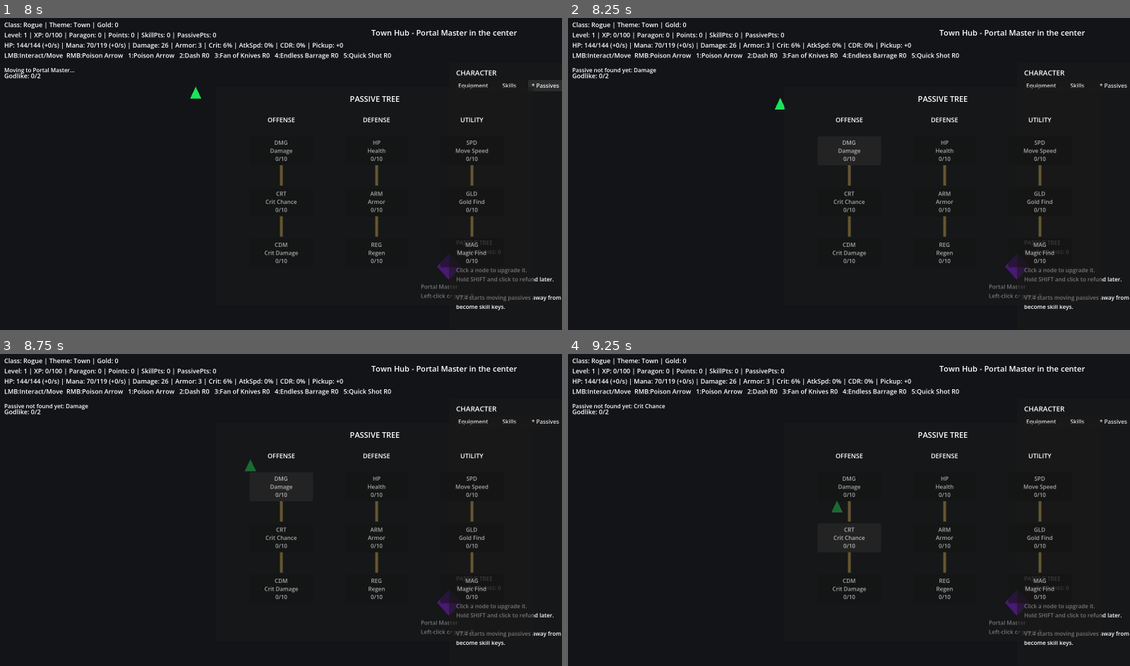
Above: before the commit, frames 1-4 (two rows, left to right).
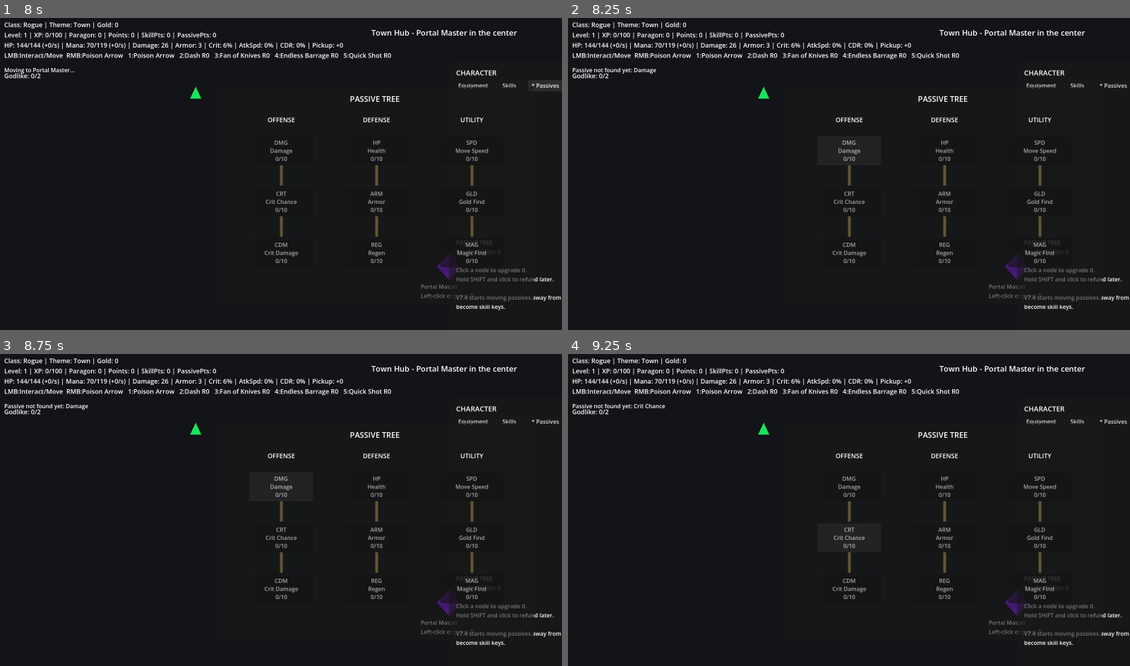
Above: after the commit, the same moments.

Repository: timjohan93-cyber/Eternal-Realms
Game: Godot game, scene res://scenes/Main.tscn
Two runs of this game, one before a commit and one after it. Both use one fixed random seed, a clock stepped at 60 frames per second and the inputs below.
Inputs (mouse positions are in pixels of both pictures, inside the frame that each line leads up to):
- Up to frame 1 (8 s): tap P at 0.5, 0.6, 1.25, 2, 2.75, 3.5 s; move the mouse to (252, 236) at 0.52 s; hold W 0.53-2.03 s; click (252, 236) at 0.67 s; move the mouse to (449, 217) at 1.27 s; tap T at 1.35 s; click (449, 217) at 1.42 s; move the mouse to (112, 124) at 2.02 s; hold A 2.03-3.53 s; tap C at 2.1 s; click (112, 124) at 2.17 s; move the mouse to (309, 170) at 2.77 s; tap I at 2.85 s; click (309, 170) at 2.92 s; move the mouse to (196, 92) at 3.52 s; hold S 3.53-4.25 s; tap K at 3.6 s; click (196, 92) at 3.67 s; click "* Equipment" at 4.25 s; click "Skills" at 5 s; click "Equipment" at 5.75 s; click "Passives" at 6.5 s; click "* Passives" at 7.25 s
- Up to frame 2 (8.25 s): click "DMG Damage 0/10" at 8 s
- Up to frame 3 (8.75 s): no input
- Up to frame 4 (9.25 s): click "CRT Crit Chance 0/10" at 8.75 s

Frame 1 is identical in both runs. In frame 2, less than 0.1% of the frame differs, in the area x 33-39%, y 21-30%; in frame 3, less than 0.1%, in the area x 33-46%, y 21-38%; in frame 4, less than 0.1%.

Commit message:
Fix passive tree click blocking and button interaction

Diff:
--- a/scripts/MainV74.gd
+++ b/scripts/MainV74.gd
@@ -1,7 +1,7 @@
 extends "res://scripts/MainV73.gd"
 
-# Eternal Realms V7.4.0
-# Passive Tree Visual Foundation + safer UI cleanup.
+# Eternal Realms V7.4.1
+# Passive Tree Visual Foundation + UI click blocking fix.
 # Stable UI-only step on top of V7.3.
 
 var passive_tree_panel: Panel
@@ -30,6 +30,8 @@
 	passive_tree_panel.position = Vector2(620, 210)
 	passive_tree_panel.size = Vector2(900, 620)
 	passive_tree_panel.visible = false
+	passive_tree_panel.mouse_filter = Control.MOUSE_FILTER_STOP
+	passive_tree_panel.z_index = 100
 	hud.add_child(passive_tree_panel)
 
 	var title := Label.new()
@@ -37,6 +39,7 @@
 	title.size = Vector2(840, 28)
 	title.horizontal_alignment = HORIZONTAL_ALIGNMENT_CENTER
 	title.text = "PASSIVE TREE"
+	title.mouse_filter = Control.MOUSE_FILTER_IGNORE
 	title.add_theme_font_size_override("font_size", 22)
 	passive_tree_panel.add_child(title)
 
@@ -50,6 +53,7 @@
 	header.size = Vector2(180, 30)
 	header.horizontal_alignment = HORIZONTAL_ALIGNMENT_CENTER
 	header.text = title_text
+	header.mouse_filter = Control.MOUSE_FILTER_IGNORE
 	header.add_theme_font_size_override("font_size", 18)
 	passive_tree_panel.add_child(header)
 
@@ -59,6 +63,7 @@
 		btn.position = origin + Vector2(0, 60 + i * 145)
 		btn.size = Vector2(180, 82)
 		btn.focus_mode = Control.FOCUS_NONE
+		btn.mouse_filter = Control.MOUSE_FILTER_STOP
 		btn.pressed.connect(func(): on_passive_node_clicked(node_name))
 		passive_tree_panel.add_child(btn)
 		passive_buttons[node_name] = btn
@@ -69,6 +74,7 @@
 			connector.position = origin + Vector2(86, 142 + i * 145)
 			connector.size = Vector2(8, 58)
 			connector.color = Color(0.45, 0.38, 0.22, 0.85)
+			connector.mouse_filter = Control.MOUSE_FILTER_IGNORE
 			passive_tree_panel.add_child(connector)
 
 func on_passive_node_clicked(node_name: String) -> void:
@@ -112,6 +118,8 @@
 	if passive_tree_panel == null or not is_instance_valid(passive_tree_panel):
 		return
 	passive_tree_panel.visible = character_open and character_tab == "Passives"
+	if passive_tree_panel.visible:
+		passive_tree_panel.move_to_front()
 
 	for node_name in passive_button_order:
 		if not passive_buttons.has(node_name):
@@ -125,6 +133,16 @@
 			btn.modulate = Color(1.0, 0.95, 0.75, 1.0)
 		else:
 			btn.modulate = Color(0.75, 0.75, 0.75, 1.0)
+
+func get_panel_rect_global(panel: Control) -> Rect2:
+	if panel == null:
+		return Rect2()
+	return Rect2(panel.global_position, panel.size)
+
+func is_mouse_over_open_ui(mouse_pos: Vector2) -> bool:
+	if passive_tree_panel != null and passive_tree_panel.visible and get_panel_rect_global(passive_tree_panel).has_point(mouse_pos):
+		return true
+	return super.is_mouse_over_open_ui(mouse_pos)
 
 func get_passive_icon(node_name: String) -> String:
 	match node_name:
@@ -150,7 +168,7 @@
 
 func get_passive_tooltip(node_name: String) -> String:
 	var rank: int = int(passive_ranks.get(node_name, 0))
-	var text := node_name + "\nRank: " + str(rank) + "/10\n"
+	var text: String = node_name + "\nRank: " + str(rank) + "/10\n"
 	match node_name:
 		"Damage":
 			text += "Increases damage."
